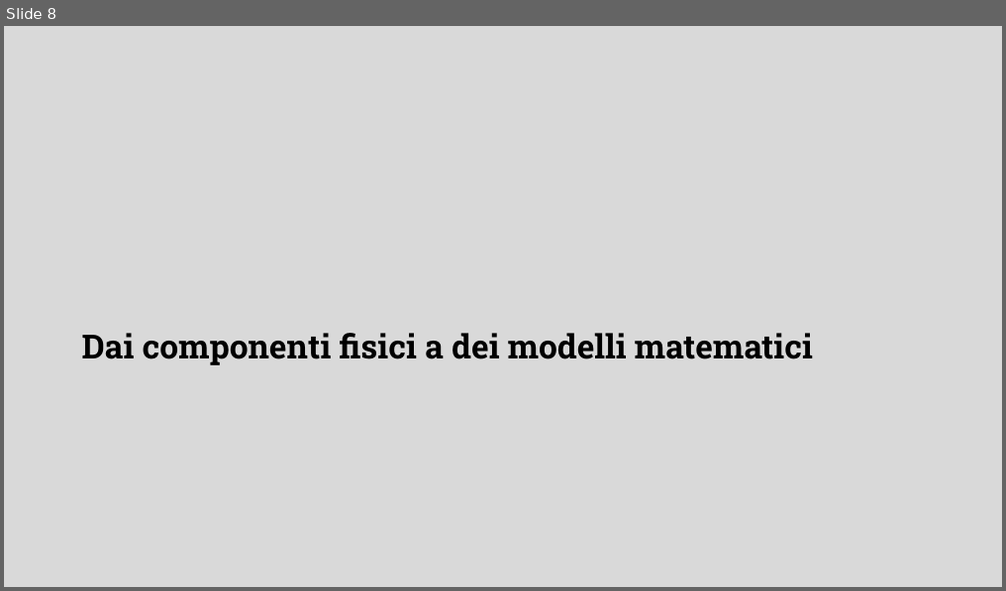
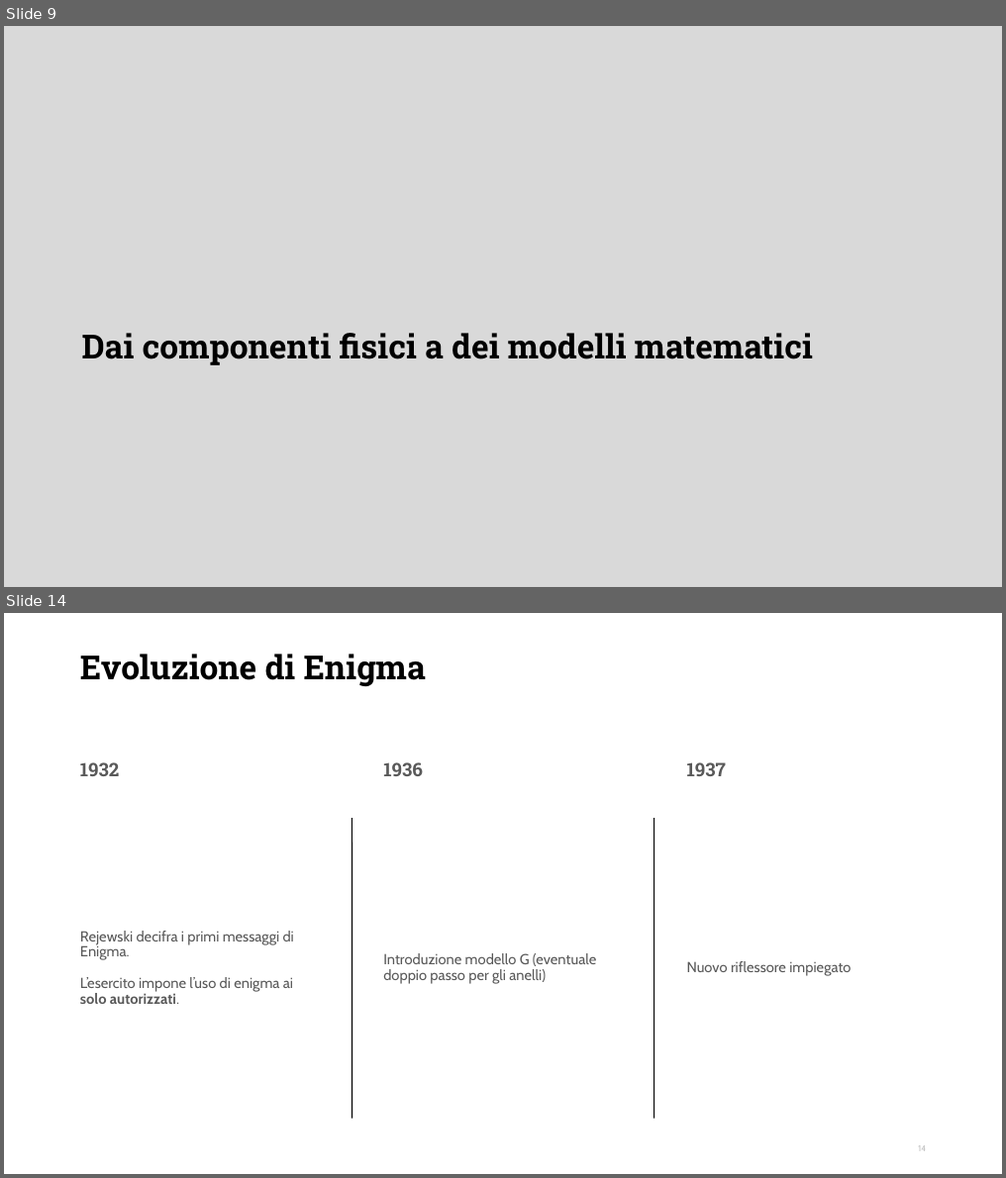
Before and after one commit to DanieleFerretti03/tesi-enigma, a slide deck: presentazione.odp. Shown one above the other, each under a label of ours: slide 8 before the commit, slides 9 and 14 after it; the slides between them are not shown. The pictures are 1006x591 and 1006x1178 pixels, drawn with LibreOffice and Linux fonts; fonts in the diff are those of the drawing; background and template pictures are left out. Boxes give left, top, right and bottom in pixels: in the first picture for what was removed or moved away, otherwise in the second. Text is boxed around its words. In the diff, an @@ line names an element or a change of style, - is before the commit and + after.

```diff
--- a/presentazione.odp
+++ b/presentazione.odp
@@ slide 14 added at bbox=[4, 613, 1002, 1174], background #FFFFFF @@
@@ title added at bbox=[80, 654, 426, 686], 32 pt, text #000000, bold @@
+Evoluzione di Enigma
@@ text added at bbox=[80, 762, 120, 776], 18 pt, text #595959, bold @@
+1932
@@ text added at bbox=[383, 762, 423, 776], 18 pt, text #595959, bold @@
+1936
@@ text added at bbox=[687, 762, 726, 776], 18 pt, text #595959, bold @@
+1937
@@ line added from (352, 818) to (352, 1118), #000000 0.99 pt @@
@@ line added from (654, 818) to (654, 1118), #000000 0.99 pt @@
@@ text added at bbox=[80, 931, 294, 1004], 14 pt, text #595959 @@
+Rejewski decifra i primi messaggi di Enigma.
+L’esercito impone l’uso di enigma ai solo autorizzati.
@@ text added at bbox=[383, 954, 596, 984], 14 pt, text #595959 @@
+Introduzione modello G (eventuale doppio passo per gli anelli)
@@ text added at bbox=[687, 961, 850, 976], 14 pt, text #595959 @@
+Nuovo riflessore impiegato
@@ page number added at bbox=[918, 1146, 926, 1152], 8.2 pt, text #BFBFBF @@
+14
@@ what was slide 8 is now slide 9 @@
```
Also in this commit, not shown: 1 slide changed, 12 other slides added, 9 slides removed, 2 other files.
